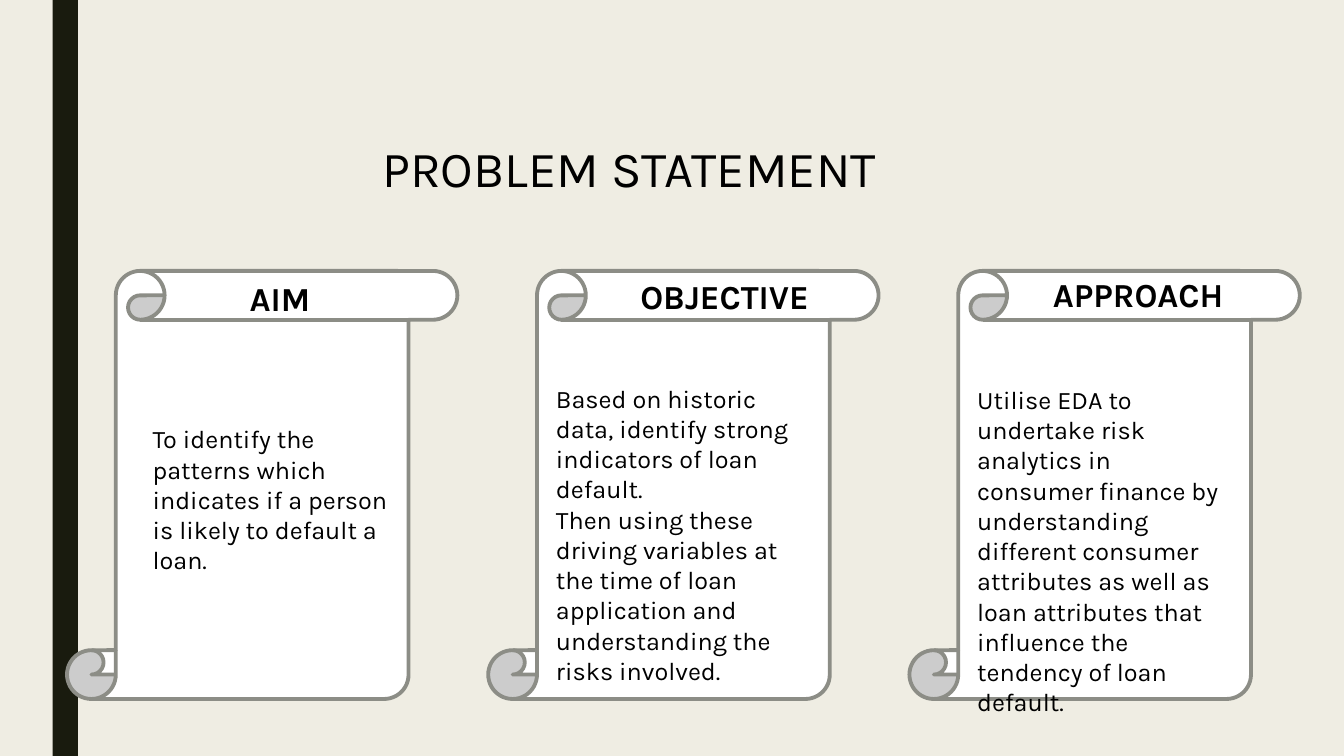
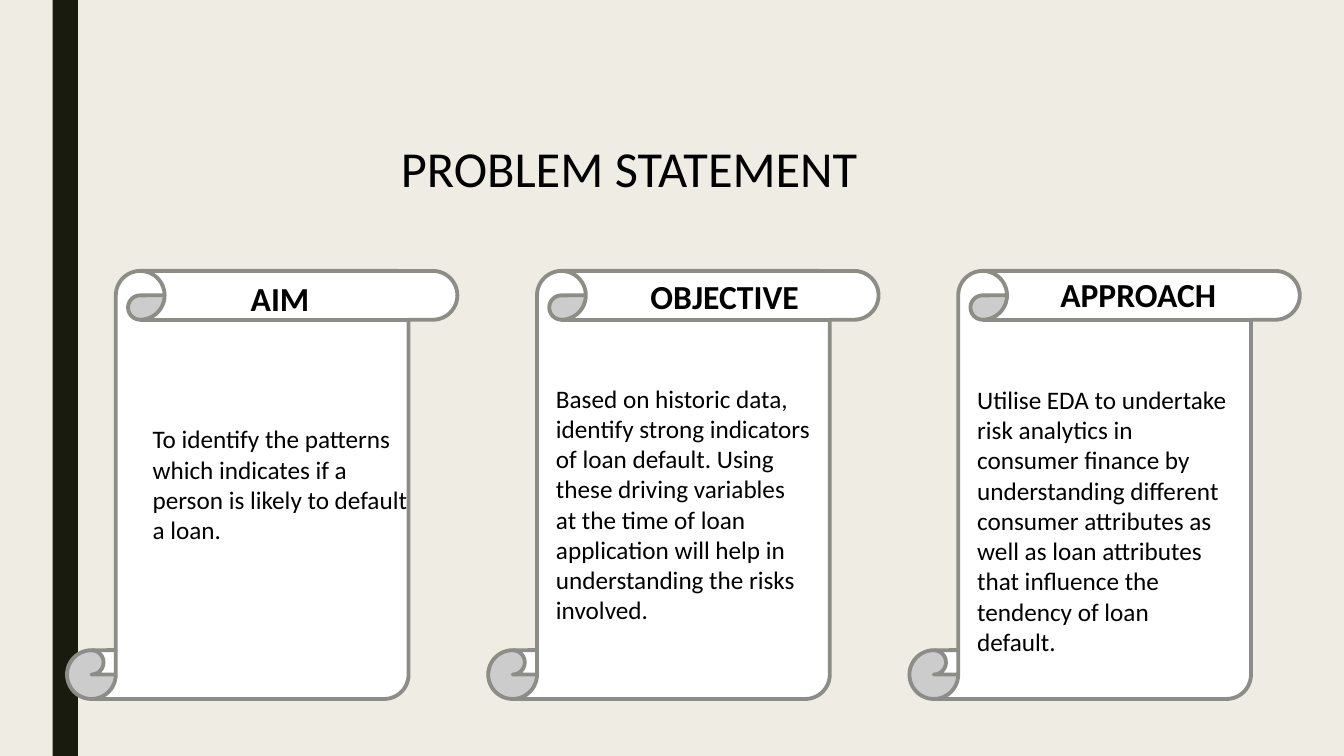
Before and after one commit to SaiViswanadhKintali/Lending-Club, a slide deck: slide 2 of Lending_Club_Case_Study.pptx. Drawn at 1344x756 pixels with LibreOffice and Linux fonts; fonts in the diff are those of the drawing. Boxes give left, top, right and bottom in pixels: in the first picture for what was removed or moved away, otherwise in the second. Text is boxed around its words. In the diff, an @@ line names an element or a change of style, - is before the commit and + after.

```diff
--- a/Lending_Club_Case_Study.pptx
+++ b/Lending_Club_Case_Study.pptx
@@ font Karla to Calibri in 6 elements at <box>401,154,858,188</box>, <box>251,289,310,319</box>, <box>650,287,798,310</box>, <box>1060,285,1216,308</box>, <box>153,430,407,539</box>, <box>977,391,1226,651</box> @@
@@ text at <box>556,390,810,619</box>: text changed; font Karla to Calibri @@
-Based on historic data, identify strong indicators of loan default.
-Then using these driving variables at the time of loan application and understanding the risks involved.
+Based on historic data, identify strong indicators of loan default. Using these driving variables at the time of loan application will help in understanding the risks involved.
```
Also in this commit, not shown: 8 other slides changed, 1 slide added, 3 other files.
